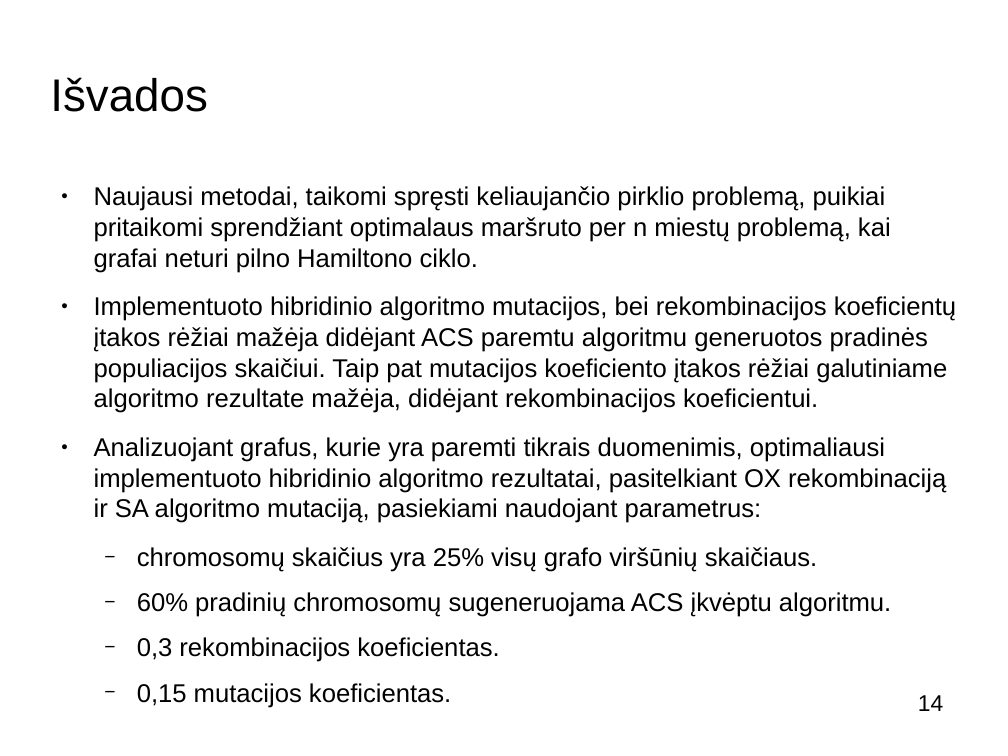
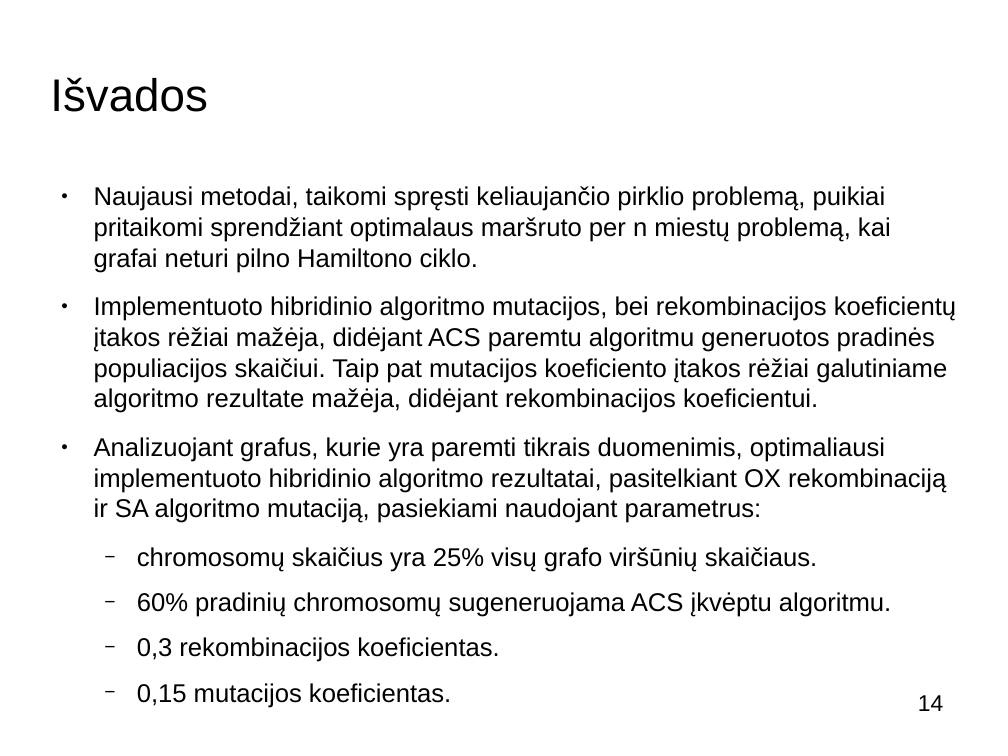
Before and after one commit to buz-zard/_archive, a slide deck: slide 14 of final-thesis/doc/presentation_[K.Š.].odp. Drawn at 1008x756 pixels with LibreOffice and Linux fonts; fonts in the diff are those of the drawing; background and template pictures are left out. Boxes give left, top, right and bottom in pixels: in the first picture for what was removed or moved away, otherwise in the second. Text is boxed around its words. In the diff, an @@ line names an element or a change of style, - is before the commit and + after.

```diff
--- a/final-thesis/doc/presentation_[K.Š.].odp
+++ b/final-thesis/doc/presentation_[K.Š.].odp
@@ text at [94,296,956,413]: text changed @@
-● Implementuoto hibridinio algoritmo mutacijos, bei rekombinacijos koeficientų įtakos rėžiai mažėja didėjant ACS paremtu algoritmu generuotos pradinės populiacijos skaičiui. Taip pat mutacijos koeficiento įtakos rėžiai galutiniame algoritmo rezultate mažėja, didėjant rekombinacijos koeficientui.
+● Implementuoto hibridinio algoritmo mutacijos, bei rekombinacijos koeficientų įtakos rėžiai mažėja, didėjant ACS paremtu algoritmu generuotos pradinės populiacijos skaičiui. Taip pat mutacijos koeficiento įtakos rėžiai galutiniame algoritmo rezultate mažėja, didėjant rekombinacijos koeficientui.
```
Also in this commit, not shown: 7 other slides changed, 1 other file.
